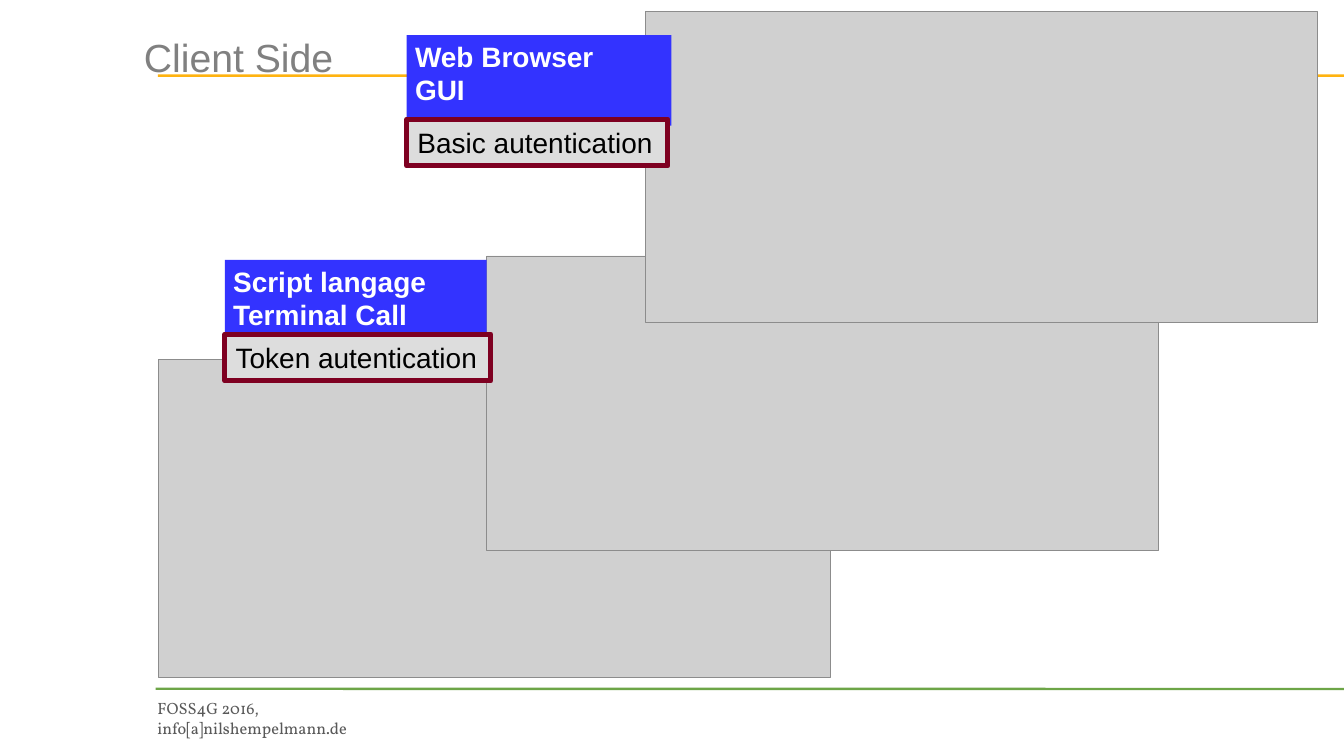
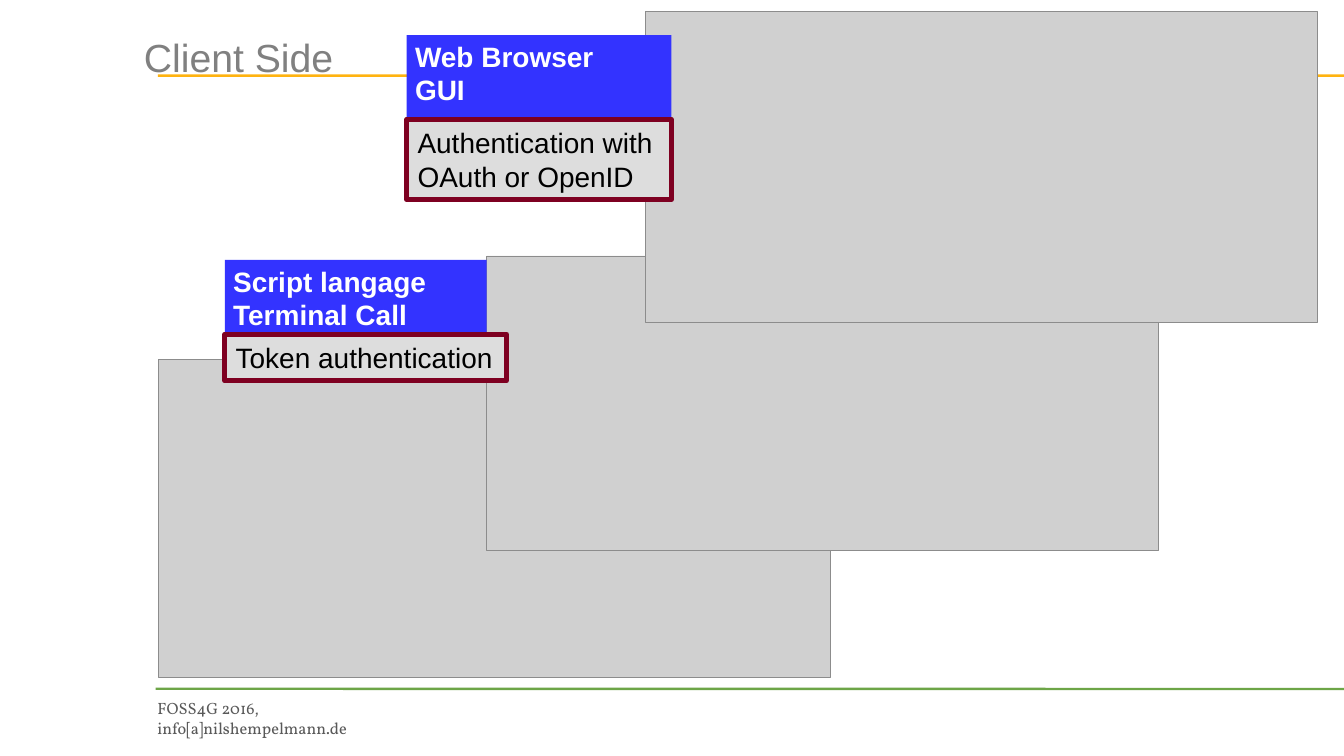
Before and after one commit to bird-house/birdhouse-docs, a slide deck: slide 5 of slides/birdhouse-foss4g-2016/Hempelmann_foss4g2016.odp. Drawn at 1344x756 pixels with LibreOffice and Linux fonts; fonts in the diff are those of the drawing; grey boxes stand for pictures; background and template pictures are left out. Boxes give left, top, right and bottom in pixels: in the first picture for what was removed or moved away, otherwise in the second. Text is boxed around its words. In the diff, an @@ line names an element or a change of style, - is before the commit and + after.

Commit message:
added birdy, solr and buildout slide
fixed security authentication

```diff
--- a/slides/birdhouse-foss4g-2016/Hempelmann_foss4g2016.odp
+++ b/slides/birdhouse-foss4g-2016/Hempelmann_foss4g2016.odp
@@ rectangle "Authentication with" resized from (x1=407, y1=119, x2=668, y2=166) to (x1=407, y1=119, x2=671, y2=200) @@
@@ text in rectangle at (x1=418, y1=132, x2=653, y2=192): text changed @@
-Basic autentication
+Authentication with
+OAuth or OpenID
@@ rectangle "Token authentication" resized from (x1=225, y1=334, x2=491, y2=381) to (x1=225, y1=334, x2=507, y2=381) @@
@@ text in rectangle at (x1=236, y1=347, x2=492, y2=369): text changed @@
-Token autentication
+Token authentication
```
Also in this commit, not shown: 3 slides added, 1 other file.
